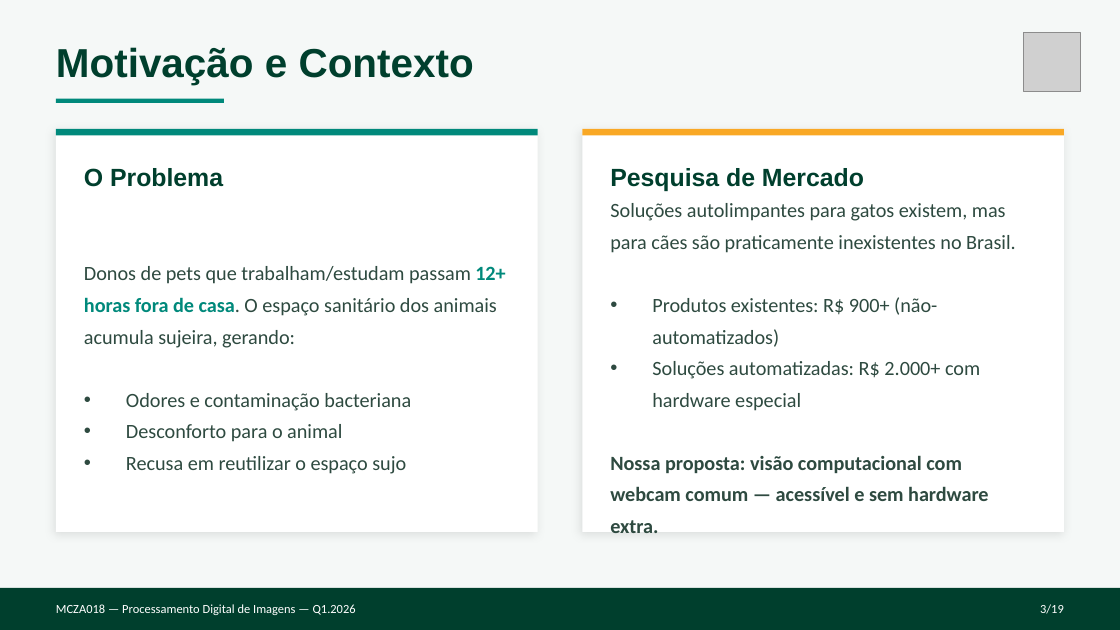
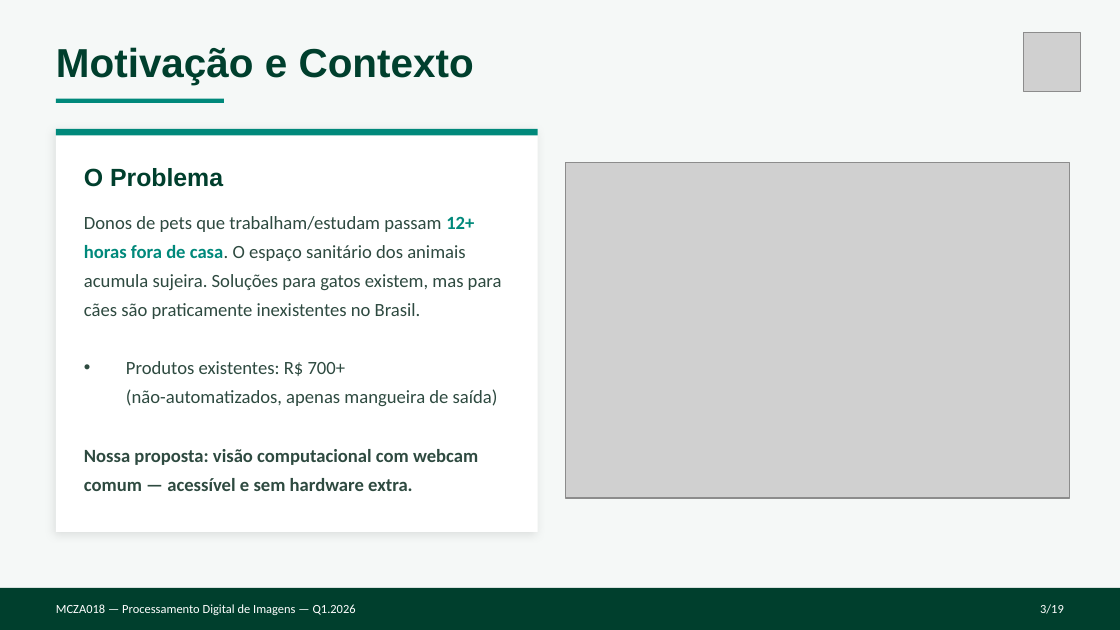
Before and after one commit to allan2357/pdi, a slide deck: slide 3 of Projeto/DogFlush_Apresentacao.pptx. Drawn at 1120x630 pixels with LibreOffice and Linux fonts; fonts in the diff are those of the drawing; grey boxes stand for pictures. Boxes give left, top, right and bottom in pixels: in the first picture for what was removed or moved away, otherwise in the second. Text is boxed around its words. In the diff, an @@ line names an element or a change of style, - is before the commit and + after.

Commit message:
feat: add DogFlush project presentation slide deck

```diff
--- a/Projeto/DogFlush_Apresentacao.pptx
+++ b/Projeto/DogFlush_Apresentacao.pptx
@@ rectangle removed at [582,129,1064,532] @@
@@ rectangle removed at [582,129,1064,136] @@
@@ picture added at [566,162,1070,497] @@
@@ text removed at [610,168,864,191] @@
-Pesquisa de Mercado
@@ text removed at [610,203,1016,501] @@
-Soluções autolimpantes para gatos existem, mas para cães são praticamente inexistentes no Brasil.
-• Produtos existentes: R$ 900+ (não-automatizados)
-• Soluções automatizadas: R$ 2.000+ com hardware especial
-Nossa proposta: visão computacional com webcam comum — acessível e sem hardware extra.
@@ text at [84,216,502,491]: text changed; size 13 to 12 pt @@
-Donos de pets que trabalham/estudam passam 12+ horas fora de casa. O espaço sanitário dos animais acumula sujeira, gerando:
-• Odores e contaminação bacteriana
-• Desconforto para o animal
-• Recusa em reutilizar o espaço sujo
+Donos de pets que trabalham/estudam passam 12+ horas fora de casa. O espaço sanitário dos animais acumula sujeira. Soluções para gatos existem, mas para cães são praticamente inexistentes no Brasil.
+• Produtos existentes: R$ 700+
+(não-automatizados, apenas mangueira de saída)
+Nossa proposta: visão computacional com webcam comum — acessível e sem hardware extra.
```
